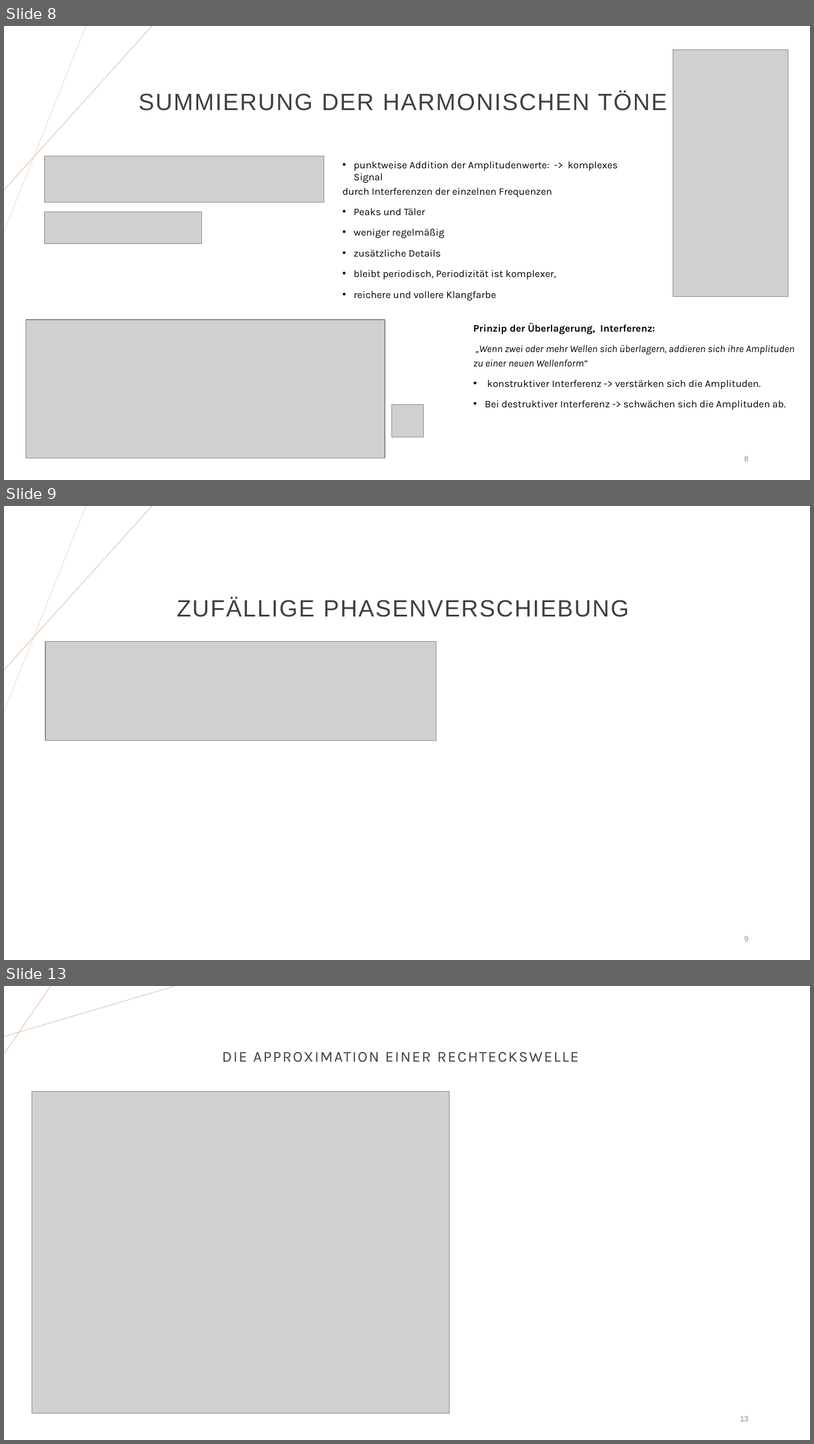
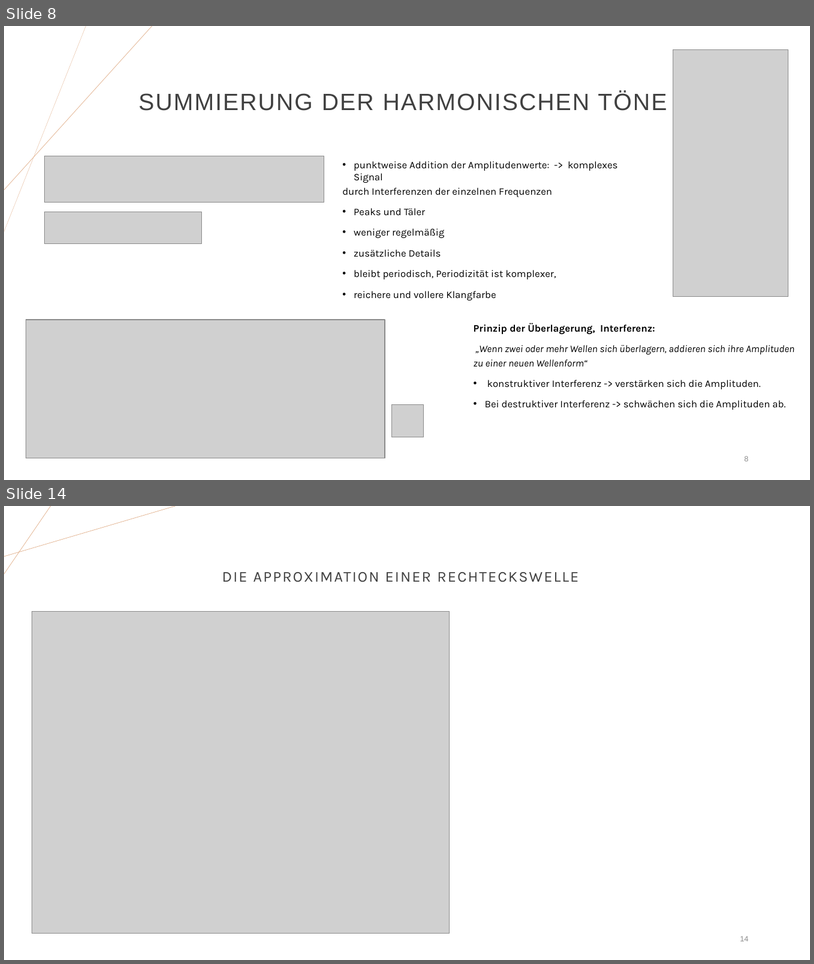
Before and after one commit to JoHoppe/LaborSprache, a slide deck: Digitale Sprachverarbeitung.pptx. Shown one above the other, each under a label of ours: slides 8, 9 and 13 before the commit, slides 8 and 14 after it; the slides between them are not shown. The pictures are 814x1444 and 814x964 pixels, drawn with LibreOffice and Linux fonts; fonts in the diff are those of the drawing; grey boxes stand for pictures. Boxes give left, top, right and bottom in pixels: in the first picture for what was removed or moved away, otherwise in the second. Text is boxed around its words. In the diff, an @@ line names an element or a change of style, - is before the commit and + after.

```diff
--- a/Digitale Sprachverarbeitung.pptx
+++ b/Digitale Sprachverarbeitung.pptx
@@ slide 9 removed at bbox=[4, 506, 810, 960], background #FFFFFF; not listed: 2 template elements that a slide beside it also shows @@
@@ title removed at bbox=[177, 598, 629, 617] @@
-ZUFÄLLIGE PHASENVERSCHIEBUNG
@@ picture removed at bbox=[45, 642, 436, 740] @@
@@ page number removed at bbox=[744, 936, 749, 941] @@
-9
@@ what was slide 13 is now slide 14 @@
@@ page number at bbox=[740, 936, 749, 941]: text changed @@
-13
+14
```
Also in this commit, not shown: 1 slide changed, 4 slides added, 2 other slides removed, 2 other files.
